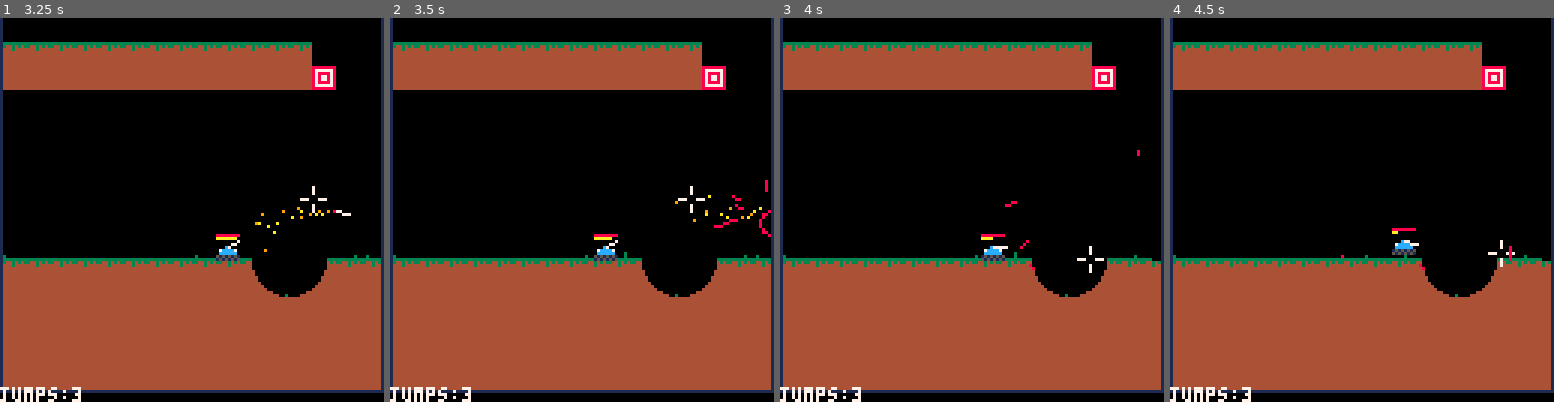
Above: before the commit, frames 1-4 (left to right).
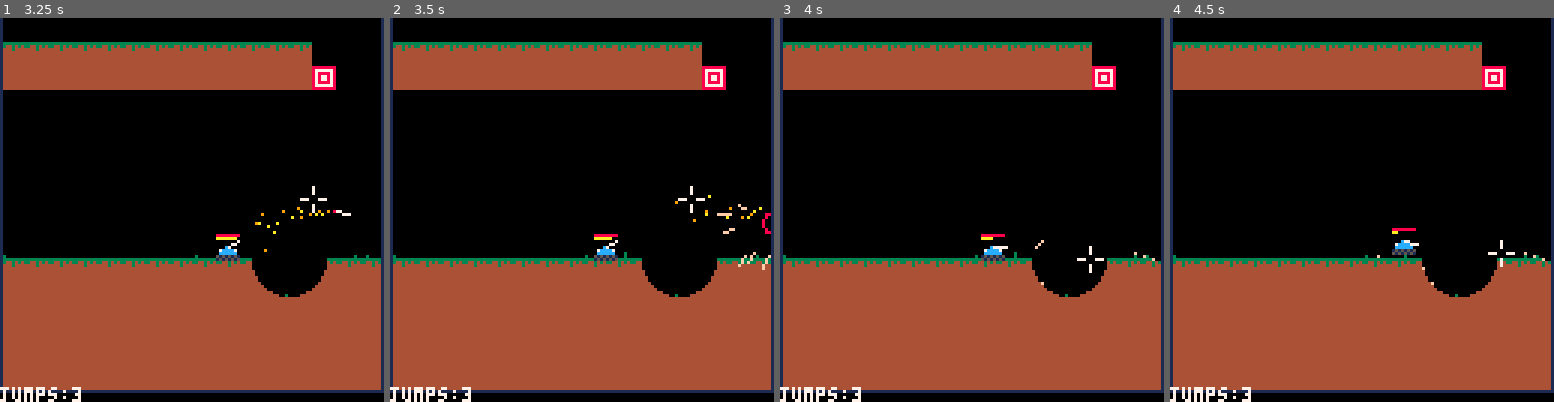
Above: after the commit, the same moments.

Repository: MarrMann/tanks.p8
Game: PICO-8 cartridge tanks.p8
Same seed, same stepped clock (60 frames per second), same inputs: the game is played once before the commit and once after it.
Inputs:
- Up to frame 1 (3.25 s): tap X (X key) at 0.33, 1.07, 1.85, 2.97 s; tap O (Z key) at 0.7, 1.7, 2.1, 2.5, 2.9 s; hold Right 1.6-2.1 s; hold Up 2.15-2.42 s; hold Right 2.47-3.03 s; hold Left from 3.08 s (still down)
- Up to frame 2 (3.5 s): keep holding Left; tap O (Z key) at 3.3 s
- Up to frame 3 (4 s): release Left at 3.58 s; hold Down 3.63-3.97 s; tap O (Z key) at 3.7 s
- Up to frame 4 (4.5 s): hold Right from 4.02 s (still down); tap X (X key) at 4.08 s; tap O (Z key) at 4.1 s

Frame 1 is identical in both runs. In frame 2, 0.4% of the frame differs, in the area x 84-100%, y 42-66%; in frame 3, 0.1%; in frame 4, less than 0.1%.

Commit message:
fixed odd particles issue when hitting walls

Diff:
--- a/tanks.p8
+++ b/tanks.p8
@@ -733,7 +733,7 @@
 				del(shots, s)
 				-- map/dirt particles
 				if inf.hitcol !=0 then
-					n_x,n_y=get_q_normal(ex_x, ex_y)
+					local n_x,n_y=get_q_normal(ex_x, ex_y)
 					local p_x=ex_x+n_x
 					local p_y=ex_y+n_y
 					local base_angle=atan2(n_x,n_y)
@@ -1010,7 +1010,7 @@
 		local ent=knocked_entities[i]
 		local inf=checkcol(ent)
 
-		if inf.didhit and inf.hitcol != 100 then
+		if inf.didhit and not inf.oob then
 			local hit_x=flr(inf.x)
 			local hit_y=flr(inf.y)
 			local n_x, n_y=get_q_normal(hit_x,hit_y)
@@ -1117,15 +1117,17 @@
 		local iy = flr(y)
 		local pixel = 0
 		local hit = false
+		local oob = false
 
 		-- 1. wall bounds
-		if has_bounds and (x > 127 or x < 0) then
+		if has_bounds and (x >= 128 or x < 0) then
 			hit = true
-			pixel = 8
+			pixel = 15
+			oob = true
 		-- 2. floor bounds
 		elseif has_bounds and iy > 123 then
 			hit = true
-			pixel = 0b0001111
+			pixel = 15
 		-- 3. check map
 		elseif ix >= 0 and ix < 128 and iy > 0 and iy < 128 then
 			-- address: 0x8000 + (x + y * 128) / 2
@@ -1146,6 +1148,7 @@
 			if (d > 0) then dx /= d dy /= d end
   	return {
 	  	didhit=true,
+				oob=oob,
 	  	x=x,
 	  	y=y,
 	  	prevx=prevx,
@@ -1169,7 +1172,11 @@
 	local ix = flr(x1)
 	local iy = flr(y1)
 	local pixel = 0
-	if has_bounds and (x1 > 127 or x1 < 0) then pixel = 8
+	local oob = false
+
+	if has_bounds and (x1 >= 128 or x1 < 0) then
+		pixel = 15
+		oob = true
 	elseif has_bounds and iy > 123 then pixel = 15
 	elseif ix >= 0 and ix < 128 and iy >= 0 and iy < 128 then
 		local val = @(0x8000 + ((ix + (iy<<7)) >> 1))
@@ -1179,6 +1186,7 @@
 	if not(pixel == 0) then
 		return {
 	 	didhit=true,
+			oob = oob,
 	 	x=x1,
 	 	y=y1,
 	 	prevx=prevx,
@@ -1205,11 +1213,13 @@
 		local ix = flr(x)
 		local iy = flr(y)
 		local pixel = 0
+		local oob = false
 		local hit = false
 
-		if has_bounds and (x > 127 or x < 0) then
+		if has_bounds and (x >= 128 or x < 0) then
 			hit = true
-			pixel = 8
+			pixel = 15
+			oob = true
 		elseif has_bounds and iy > 123 then
 			hit = true
 			pixel = 15
@@ -1225,6 +1235,7 @@
 			if d > 0 then dx /= d dy /= d end
   	return {
 	  	didhit=true,
+				oob = oob,
 	  	x=x,
 	  	y=y,
 	  	prevx=prevx,
@@ -1248,9 +1259,11 @@
 	local ix = flr(x)
 	local iy = flr(y)
 	local pixel = 0
-	local hit = false
-
-	if has_bounds and (x > 127 or x < 0) then pixel = 8
+	local oob = false
+
+	if has_bounds and (x >= 128 or x < 0) then
+		pixel = 15
+		oob = true
 	elseif has_bounds and iy > 123 then pixel = 15
 	elseif ix >= 0 and ix < 128 and iy >= 0 and iy < 128 then
 		local val = @(0x8000 + ((ix + (iy<<7)) >> 1))
@@ -1261,6 +1274,7 @@
 	if not(pixel == 0) then
 		return {
 			didhit=true,
+			oob = oob,
 			x=x1,
 			y=y1,
 			prevx=prevx,
@@ -1304,6 +1318,8 @@
 
 -- get quantized normal at (x, y)
 function get_q_normal(x, y)
+	if x > 127 then return -1, 0 end
+	if x < 0 then return 1, 0 end
 	local normal_x, normal_y = get_normal(x, y)
 	local quantized_x = flr(normal_x + 0.5) -- round to nearest integer
 	local quantized_y = flr(normal_y + 0.5) -- round to nearest integer
@@ -1546,11 +1562,7 @@
 end
 -->8
 -- todo
--- currently working on: ensure that map particles spawn in the normal direction to avoid falling issues
--- to try:
---- add particles after explosion end
---- shoot particles in normal direction
---- decide which is best
+-- currently working on: tanks stuck in ceiling
 
 --performance:
 ---could consider batch removal of
@@ -1560,6 +1572,7 @@
 ----2. batch remove all pixels
 
 --bugs:
+--tanks can get stuck in ceiling when flying upwards
 --terrain still seems to flip if
 ---multiple shots hit the same area
 
